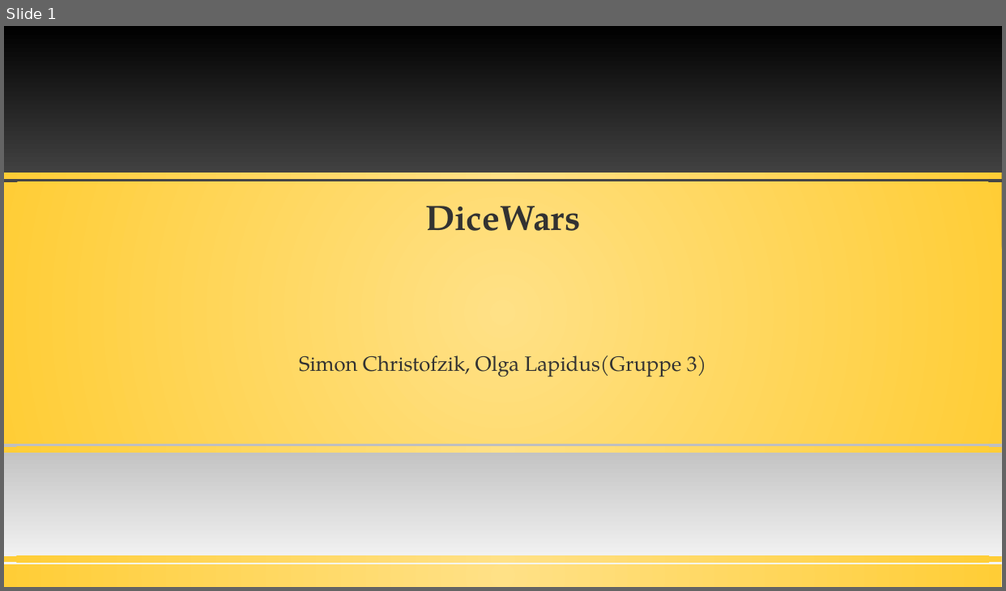
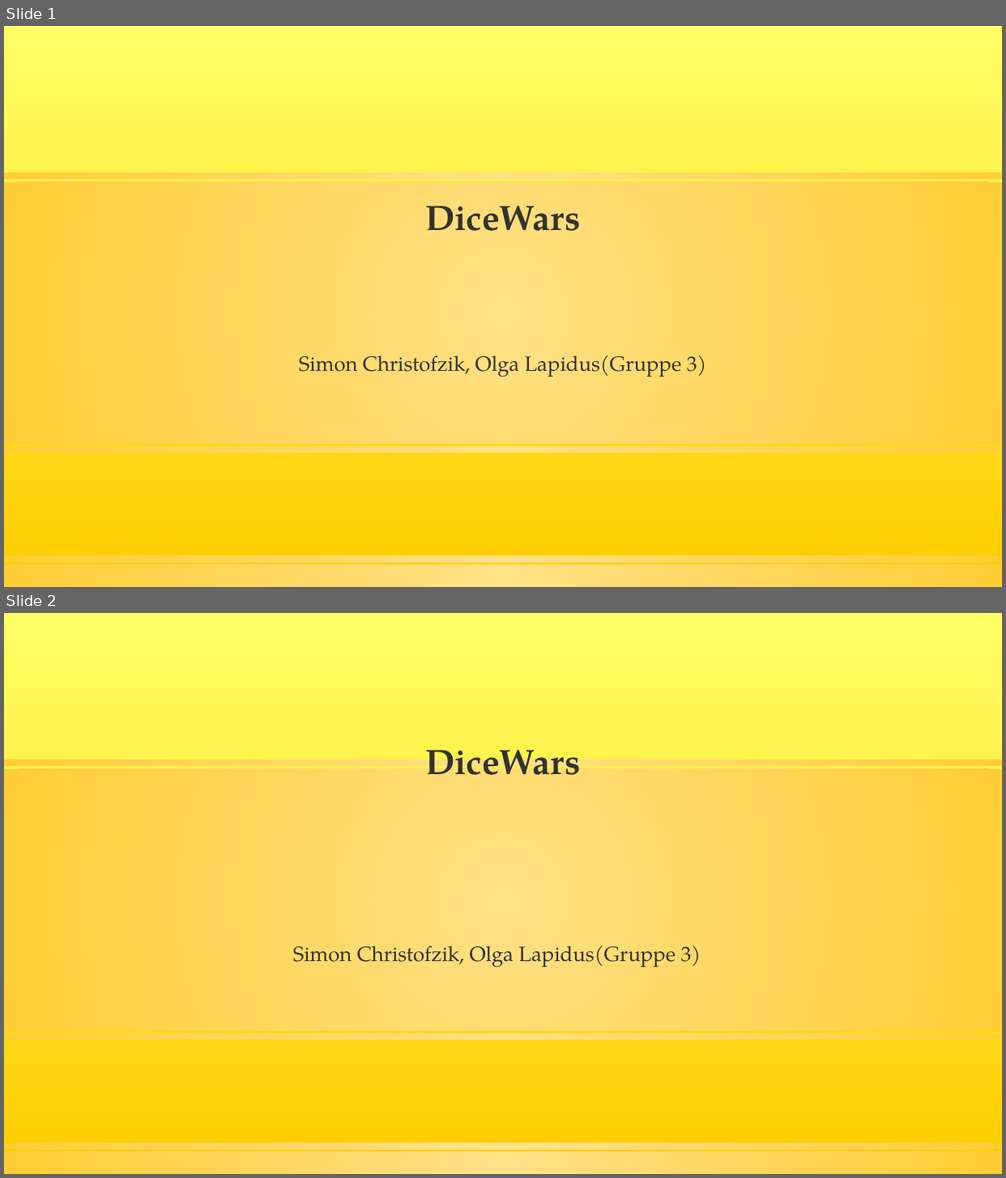
Before and after one commit to olglapid/DiceWars_Develop, a slide deck: diverses/DiceWars Präsentation.odp. Shown one above the other, each under a label of ours: slide 1 before the commit, slides 1 and 2 after it. The pictures are 1006x591 and 1006x1178 pixels, drawn with LibreOffice and Linux fonts; fonts in the diff are those of the drawing. Boxes give left, top, right and bottom in pixels: in the first picture for what was removed or moved away, otherwise in the second. Text is boxed around its words. In the diff, an @@ line names an element or a change of style, - is before the commit and + after.

```diff
--- a/diverses/DiceWars Präsentation.odp
+++ b/diverses/DiceWars Präsentation.odp
@@ slide 2 added at [4, 613, 1002, 1174], background gradient #FFFF66 to #FFCC00; not listed: 5 template elements that a slide beside it also shows @@
@@ text added at [425, 750, 581, 775], 34 pt, text #323232, bold @@
+DiceWars
@@ title added at [293, 946, 701, 968], 20 pt, text #323232 @@
+Simon Christofzik, Olga Lapidus(Gruppe 3)
@@ slide 1 changed as well @@
@@ background gradient #000000 to #FFFFFF to gradient #FFFF66 to #FFCC00 @@
```
Also in this commit, not shown: 15 other slides changed, 1 other slide added, 2 slides removed, 4 other files.
